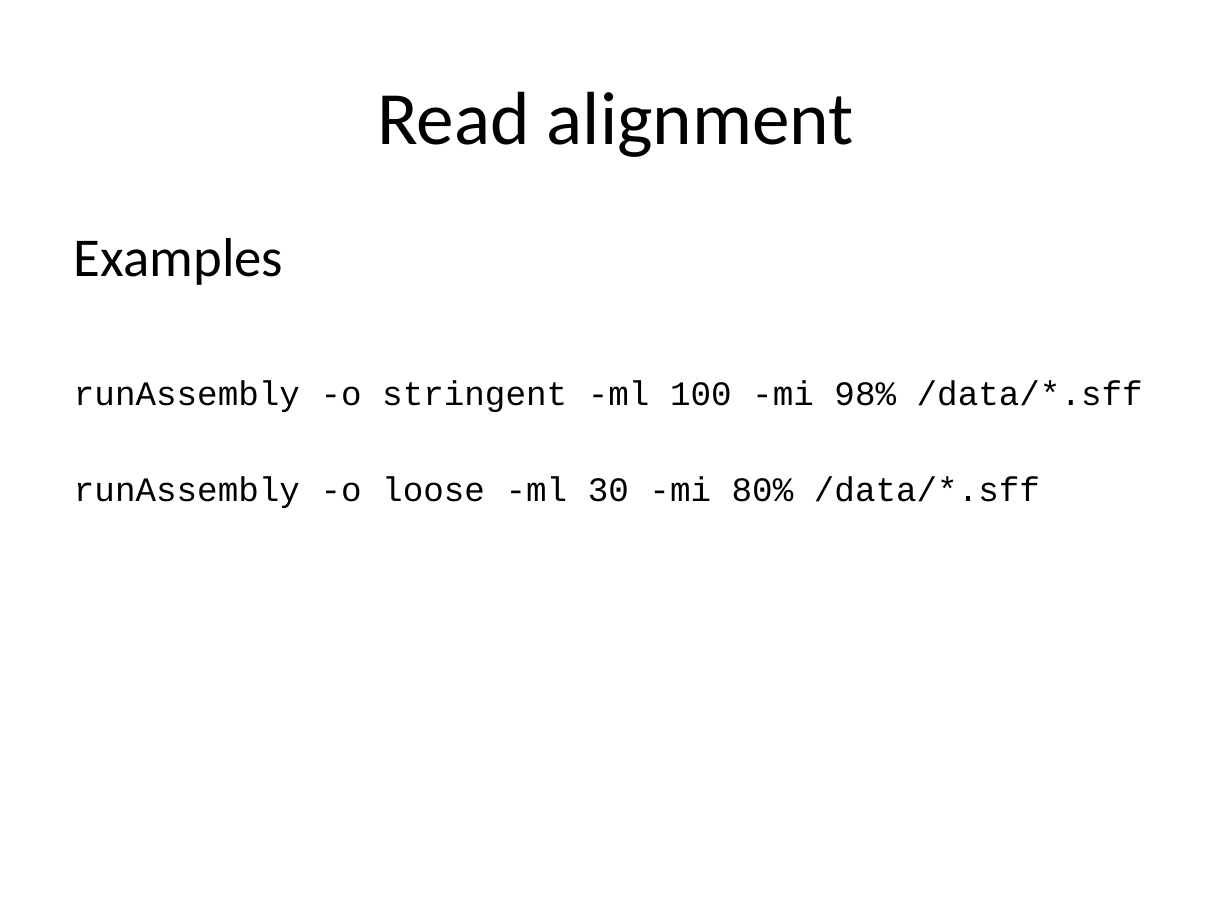
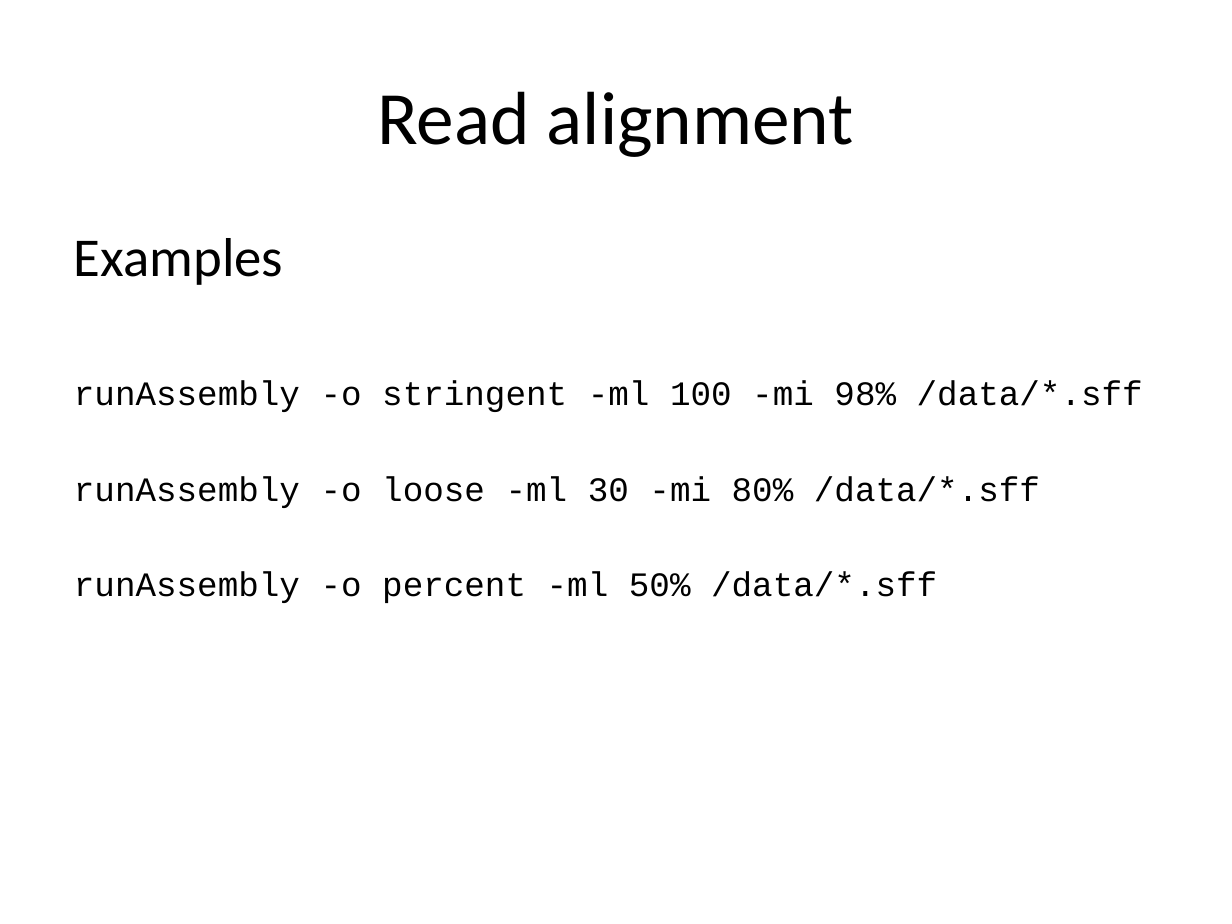
Before and after one commit to lexnederbragt/denovo-assembly-tutorial, a slide deck: slide 9 of presentations/Practical_2_de_novo_assembly_of_454_reads_with_Newbler.pptx. Drawn at 1232x924 pixels with LibreOffice and Linux fonts; fonts in the diff are those of the drawing. Boxes give left, top, right and bottom in pixels: in the first picture for what was removed or moved away, otherwise in the second. Text is boxed around its words. In the diff, an @@ line names an element or a change of style, - is before the commit and + after.

```diff
--- a/presentations/Practical_2_de_novo_assembly_of_454_reads_with_Newbler.pptx
+++ b/presentations/Practical_2_de_novo_assembly_of_454_reads_with_Newbler.pptx
@@ text at (74,571,937,603): paragraph added @@
+runAssembly -o percent -ml 50% /data/*.sff
```
Also in this commit, not shown: 2 other slides changed, 5 other files.
